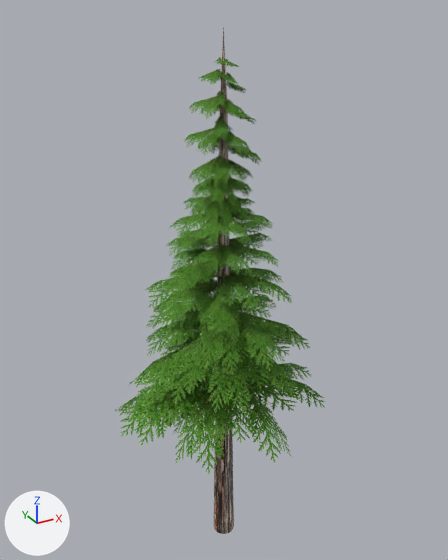
An edit to the glTF model public/models/tree2.glb, drawn before and after from the same camera.
Before and after are seen from a 50 mm lens placed at (-4.65, -8.47, 9.27), pointed at (0.13, 0.23, 4.92). Lighting does not change. The marker at lower left points along +X, +Y and +Z. The picture after the commit comes second. Where no turn or scale is listed for an object, it has been applied to the vertices. Vertices at exactly the same position are counted once.
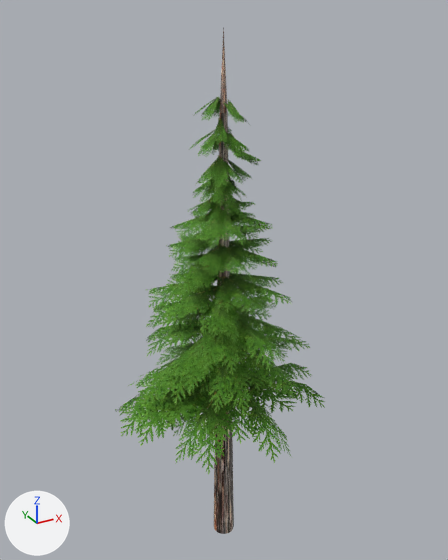
Where the newer file only moved an object's origin or applied its transform, the numbers keep the older frame.

Changed parts and their boxes [x1, y1, x2, y2] in the pictures (448 x 560 px):
'Mesh_0', reshaped (10% shorter)
    before: [115, 57, 325, 474]
    after: [115, 97, 325, 474]
part 1 of me_mesh_0, deleted (green)
    before: [198, 57, 246, 105]
part 2 of me_mesh_0, deleted (green)
    before: [128, 96, 310, 464]

Diff of the bpy script that builds the scene:
```diff
--- a/public/models/tree2.glb.py
+++ b/public/models/tree2.glb.py
@@ me_mesh_0 @@
 # used by ob_mesh_0; location = (-0.05, 0.0, 5.2)
-me_mesh_0.from_pydata(...)  # 1234 vertices, 1120 faces; spans x -2.02..2.02, y -1.9..1.9, z -3.42..3.42
+me_mesh_0.from_pydata(...)  # 655 vertices, 448 faces; spans x -2.02..2.02, y -1.9..1.9, z -3.42..2.87
+# me_mesh_0 part 1: 18 loose pieces with 112 vertices, spanning x -0.3..0.44, y -0.3..0.32, z 2.68..3.42, are deleted
+# me_mesh_0 part 2: 467 vertices removed from x -1.39..1.42, y -1.2..1.46, z -2.76..2.8
 me_mesh_0.materials.append(mat_branch)
```
